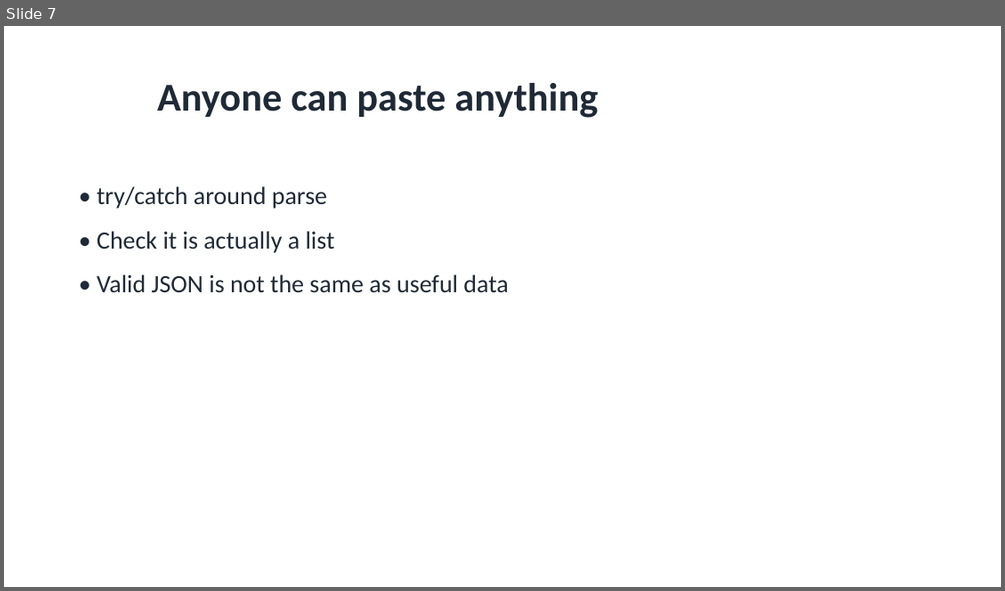
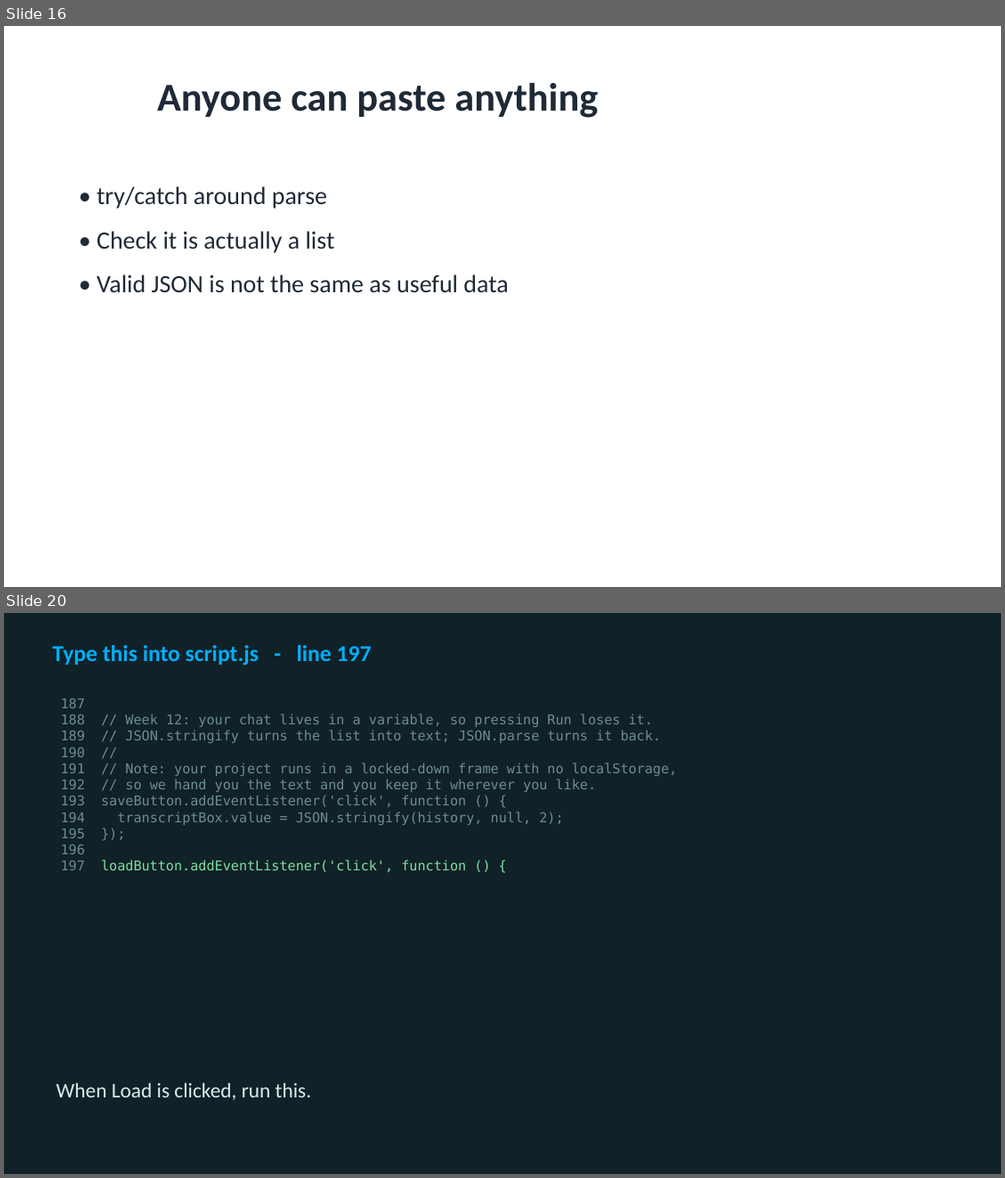
Before and after one commit to utgapps/utgapps.github.io, a slide deck: ai101/slides/week-12.pptx. Shown one above the other, each under a label of ours: slide 7 before the commit, slides 16 and 20 after it; the slides between them are not shown. The pictures are 1005x591 and 1005x1178 pixels, drawn with LibreOffice and Linux fonts; fonts in the diff are those of the drawing. Boxes give left, top, right and bottom in pixels: in the first picture for what was removed or moved away, otherwise in the second. Text is boxed around its words. In the diff, an @@ line names an element or a change of style, - is before the commit and + after.

```diff
--- a/ai101/slides/week-12.pptx
+++ b/ai101/slides/week-12.pptx
@@ slide 20 added at <box>4,613,1001,1174</box>, background #102127 @@
@@ text added at <box>52,645,372,666</box>, 22 pt, text #01AEFD, bold @@
+Type this into script.js - line 197
@@ text added at <box>61,698,678,872</box>, 13 pt, text #6D8C97 @@
+187
+188 // Week 12: your chat lives in a variable, so pressing Run loses it.
+189 // JSON.stringify turns the list into text; JSON.parse turns it back.
+190 //
+191 // Note: your project runs in a locked-down frame with no localStorage,
+192 // so we hand you the text and you keep it wherever you like.
+193 saveButton.addEventListener('click', function () {
+194 transcriptBox.value = JSON.stringify(history, null, 2);
+195 });
+196
+197 loadButton.addEventListener('click', function () {
@@ text added at <box>57,1082,311,1100</box>, 20 pt, text #DCECEF @@
+When Load is clicked, run this.
@@ what was slide 7 is now slide 16 @@
```
Also in this commit, not shown: 4 slides changed, 52 other slides added, 1 slide removed, 32 other files.
